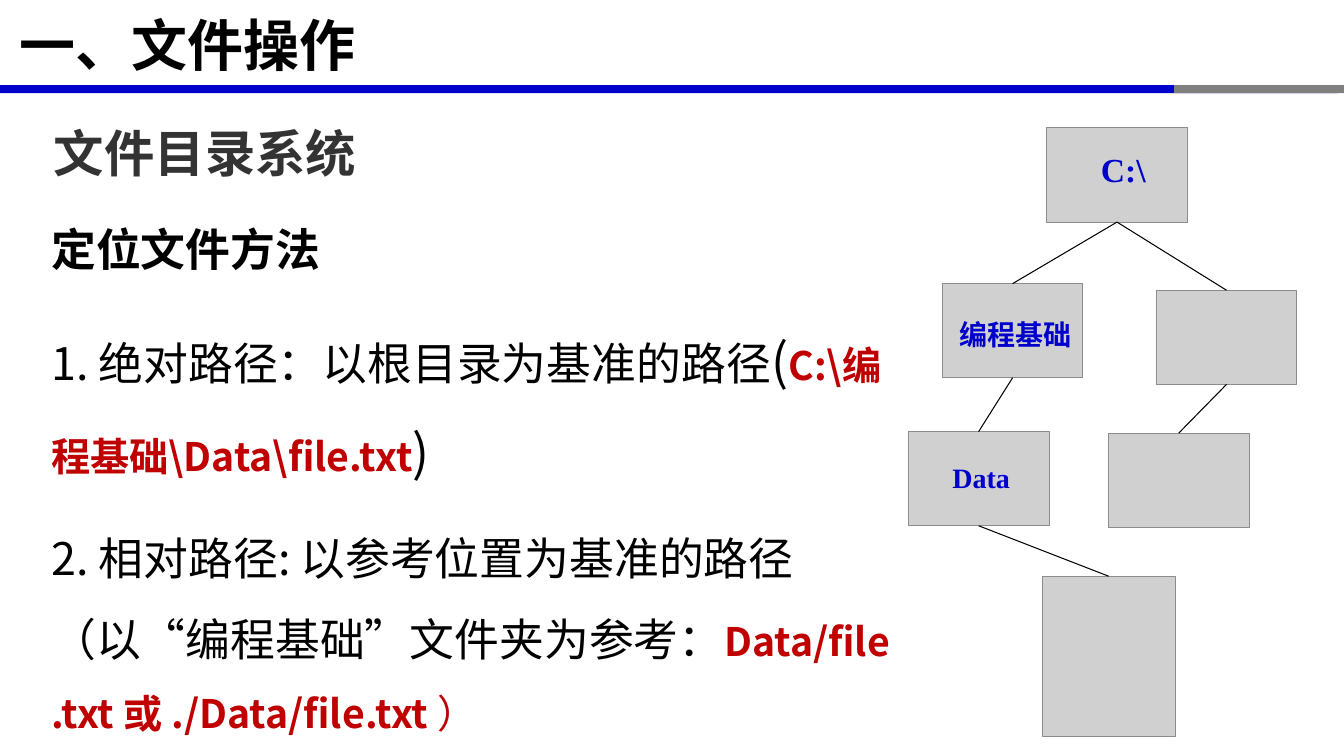
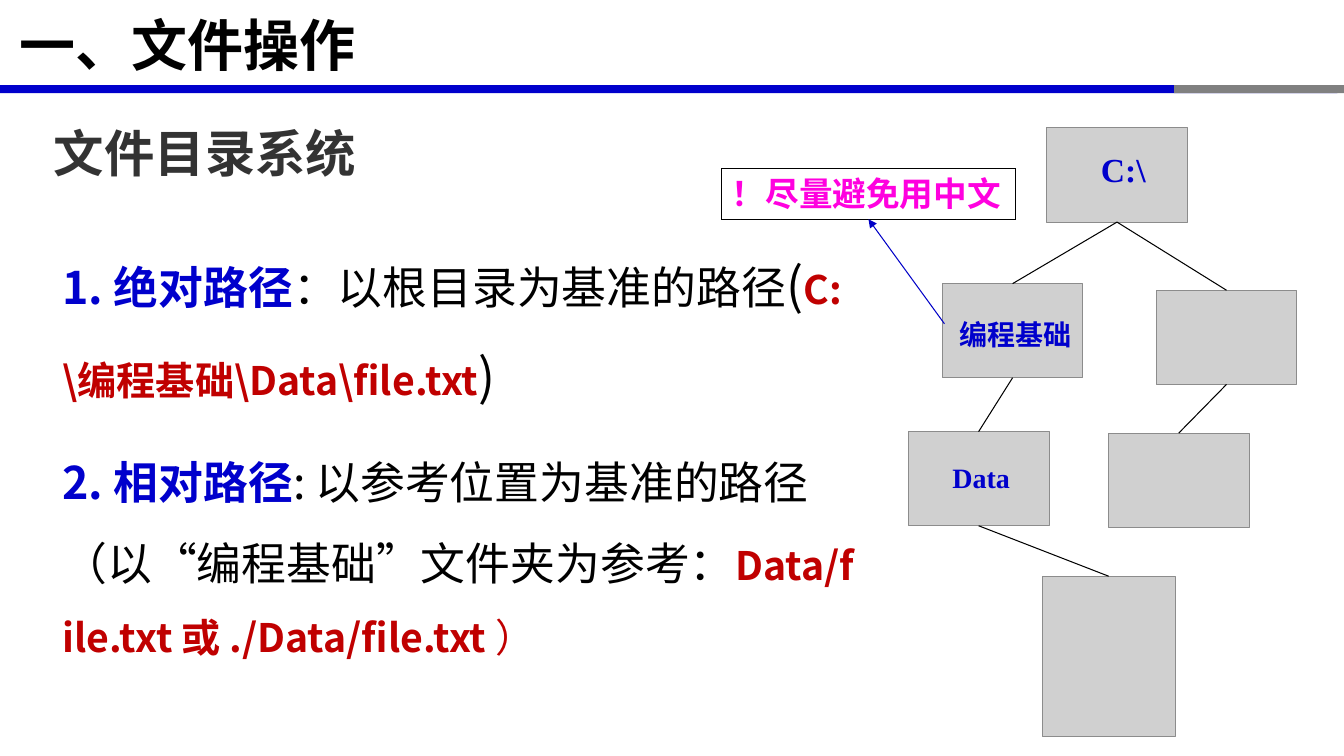
Before and after one commit to xinluo2018/programming-basics, a slide deck: slide 7 of 第5章-文件操作与异常处理/第5章-文件操作与异常处理.pptx (slide 6 before the commit). Drawn at 1344x756 pixels with LibreOffice and Linux fonts; fonts in the diff are those of the drawing; grey boxes stand for pictures. Boxes give left, top, right and bottom in pixels: in the first picture for what was removed or moved away, otherwise in the second. Text is boxed around its words. In the diff, an @@ line names an element or a change of style, - is before the commit and + after.

```diff
--- a/第5章-文件操作与异常处理/第5章-文件操作与异常处理.pptx
+++ b/第5章-文件操作与异常处理/第5章-文件操作与异常处理.pptx
@@ rectangle added at (x1=722, y1=168, x2=1015, y2=219), outline #000000 0.75 pt, 24 pt, text #FF00DF, bold @@
+！尽量避免用中文
@@ text at (x1=51, y1=227, x2=320, y2=270): paragraph removed @@
-定位文件方法
@@ text "1. 绝对路径：以根目录为基准的路径(C:\编程基础\Data\file.txt)" moved from (x1=51, y1=227, x2=890, y2=735) to (x1=62, y1=265, x2=854, y2=659) @@
@@ text "1. 绝对路径：以根目录为基准的路径(C:\编程基础\Data\file.txt)" at (x1=62, y1=265, x2=854, y2=659): text colour #000000 to #0000CC, bold on in "1. 绝对路径：以根目录为基准的路径(C:\编程基础\Data\file.txt)", "2. 相对路径:" @@
@@ arrow added from (945, 324) to (869, 219), #0000C8 0.75 pt @@
```
Also in this commit, not shown: 7 other slides changed, 5 slides added, 2 slides removed, 7 other files.
